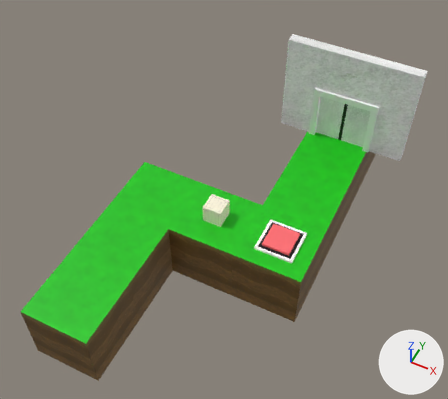
Before and after pictures for a commit that changed the glTF model Asset/Models/EventObject/StageSelect/Stage1/stage1.gltf.
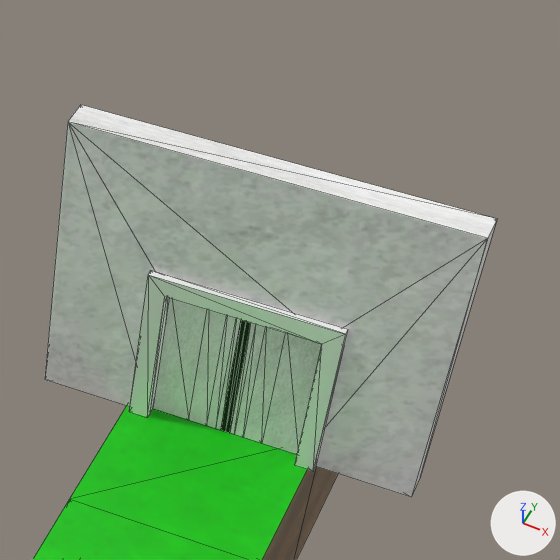
Old and new are each drawn whole from a 50 mm lens placed at (1.332, -3.02, 4.082), pointed at (-0.037, -0.28, 0.658) and again close up on the part from 60% to 100% of the width and 0% to 46% of the height. The axes (+X, +Y, +Z) are drawn at lower right. The lights are the same throughout. The close-ups show mesh edges as thin lines. Where no turn or scale is listed for an object, it has been applied to the vertices.
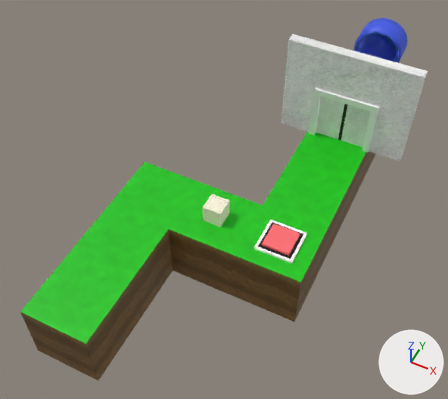
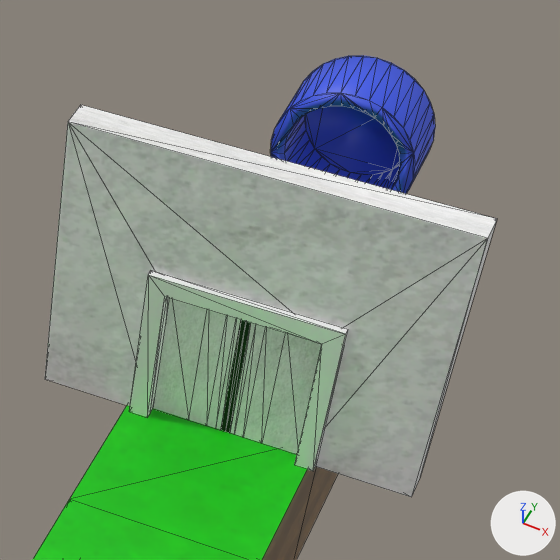
Boxes (x1, y1, x2, y2) around the edits, measured in the close-ups (560 x 560 px):
'立方体.002', added (blue): after (271, 56, 435, 194)

Patch to the scene script:
```diff
--- a/Asset/Models/EventObject/StageSelect/Stage1/stage1.gltf.py
+++ b/Asset/Models/EventObject/StageSelect/Stage1/stage1.gltf.py
@@ mat_マテリアル_005 @@
+mat_マテリアル_005 = principled_material('マテリアル.005')
+mat_マテリアル_005.base_color = (0.0458, 0.0998, 0.8)  # blue #3c59e7
@@ mat_material_005 @@
+mat_material_005 = principled_material('Material.005')
+mat_material_005.base_color = (0.8, 0.8, 0.8)  # white #e7e7e7
@@ me_立方体_003 @@
+me_立方体_003.from_pydata(...)  # 184 vertices, 356 faces; spans x -0.321..0.079, y -0.1..0.1, z -0.05..0.39
+# faces by material slot: [104, 252]
+me_立方体_003.materials.append(mat_material_005)  # white #e7e7e7
+me_立方体_003.materials.append(mat_マテリアル_005)  # blue #3c59e7
@@ ob_立方体_002 @@
+ob_立方体_002 = bpy.data.objects.new('立方体.002', me_立方体_003)
+ob_立方体_002.location = (0.63, 1.609, 0.819)
```
